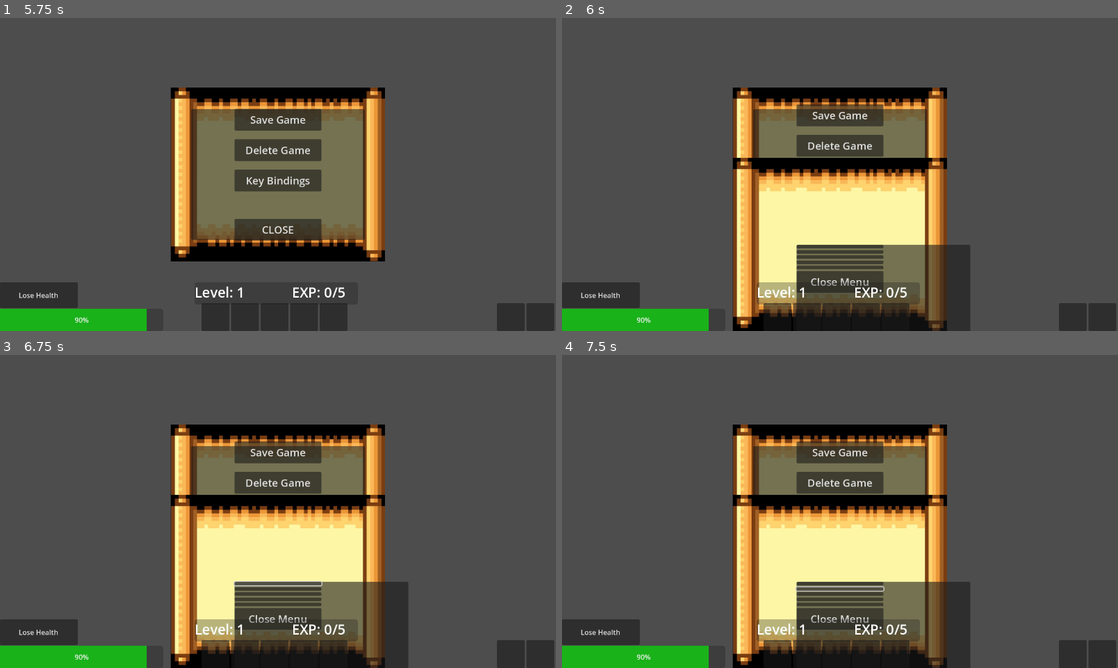
Above: before the commit, frames 1-4 (two rows, left to right).
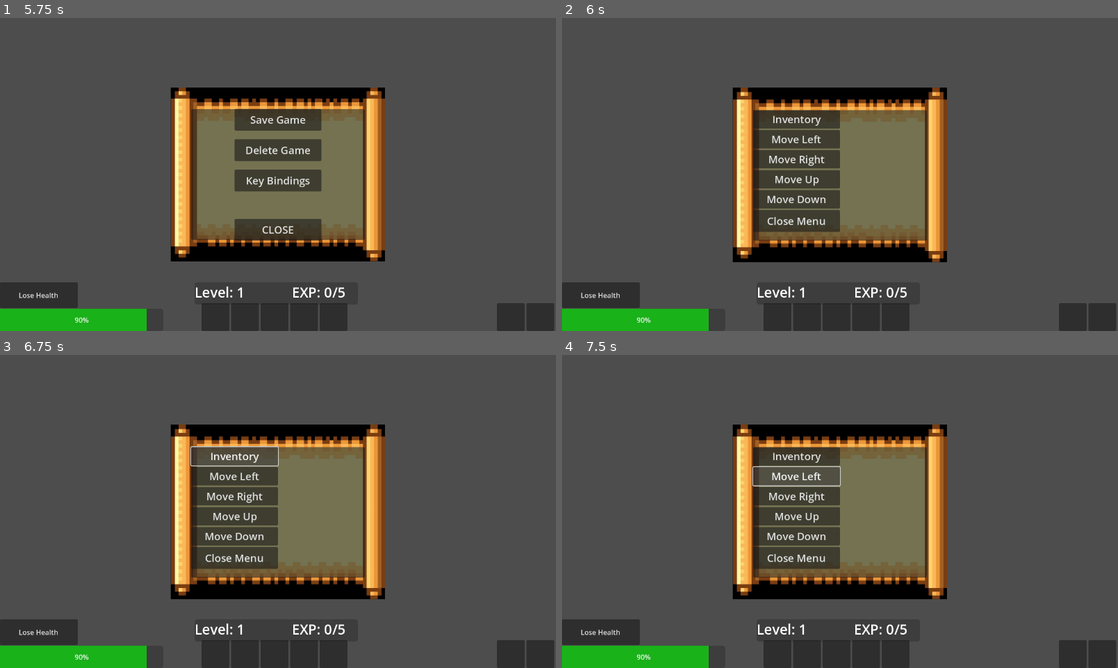
Above: after the commit, the same moments.

Repository: trex414/Profpocalypse-Purdue-Edition
Game: Godot game, scene res://test_main.tscn
The game is run twice, just before and just after one commit, with the same random seed, the same clock (stepped at 60 frames per second) and the same inputs.
Inputs (mouse positions are in pixels of both pictures, inside the frame that each line leads up to; where the layout moved, square brackets give the same spot in the first picture):
- Up to frame 1 (5.75 s): click (216, 318) at 0.52 s; click (244, 318) at 1.27 s; click (272, 318) at 2 s; click (305, 318) at 2.75 s; click (333, 318) at 3.5 s; click "Lose Health" at 4.25 s; click (16, 36) at 5 s
- Up to frame 2 (6 s): click "Key Bindings" at 5.75 s
- Up to frame 3 (6.75 s): click (233, 455) [278, 583] at 6.5 s
- Up to frame 4 (7.5 s): click (795, 477) [840, 589] at 7.25 s

Frame 1 is identical in both runs. In frame 2, 22% of the frame differs, in the area x 30-74%, y 23-100%; in frame 3, 22%; in frame 4, 22%.

Commit message:
Centered Key binding menu with settings menu

Diff:
--- a/Settings/scenes/setting_menu.tscn
+++ b/Settings/scenes/setting_menu.tscn
@@ -93,26 +93,21 @@
 
 [node name="TextureRect" type="TextureRect" parent="Panel/VBoxContainer/Control - Key Bind Menu"]
 custom_minimum_size = Vector2(700, 400)
-layout_mode = 1
-anchors_preset = -1
-anchor_left = 0.5
-anchor_top = 0.5
-anchor_right = 0.5
-anchor_bottom = 0.5
-offset_left = -350.0
-offset_top = -200.0
-offset_right = 350.0
-offset_bottom = 200.0
-grow_horizontal = 2
-grow_vertical = 2
+layout_mode = 0
+offset_left = -250.0
+offset_top = -360.0
+offset_right = 450.0
+offset_bottom = 40.0
 texture = ExtResource("2_xc3l3")
 expand_mode = 1
 stretch_mode = 5
 
 [node name="Panel" type="Panel" parent="Panel/VBoxContainer/Control - Key Bind Menu"]
 layout_mode = 0
-offset_right = 400.0
-offset_bottom = 300.0
+offset_left = -100.0
+offset_top = -310.0
+offset_right = 300.0
+offset_bottom = -10.0
 
 [node name="VBoxContainer" type="VBoxContainer" parent="Panel/VBoxContainer/Control - Key Bind Menu/Panel"]
 layout_mode = 0
@@ -121,18 +116,29 @@
 
 [node name="Inventory Button" type="Button" parent="Panel/VBoxContainer/Control - Key Bind Menu/Panel/VBoxContainer"]
 layout_mode = 2
+theme_override_font_sizes/font_size = 24
+text = "Inventory"
 
 [node name="Move Left" type="Button" parent="Panel/VBoxContainer/Control - Key Bind Menu/Panel/VBoxContainer"]
 layout_mode = 2
+theme_override_font_sizes/font_size = 24
+text = "Move Left"
 
 [node name="Move Right" type="Button" parent="Panel/VBoxContainer/Control - Key Bind Menu/Panel/VBoxContainer"]
 layout_mode = 2
+theme_override_font_sizes/font_size = 24
+text = "Move Right
+"
 
 [node name="Move Up" type="Button" parent="Panel/VBoxContainer/Control - Key Bind Menu/Panel/VBoxContainer"]
 layout_mode = 2
+theme_override_font_sizes/font_size = 24
+text = "Move Up"
 
 [node name="Move Down" type="Button" parent="Panel/VBoxContainer/Control - Key Bind Menu/Panel/VBoxContainer"]
 layout_mode = 2
+theme_override_font_sizes/font_size = 24
+text = "Move Down"
 
 [node name="Close Keybind Menu" type="Button" parent="Panel/VBoxContainer/Control - Key Bind Menu/Panel/VBoxContainer"]
 custom_minimum_size = Vector2(200, 50)
